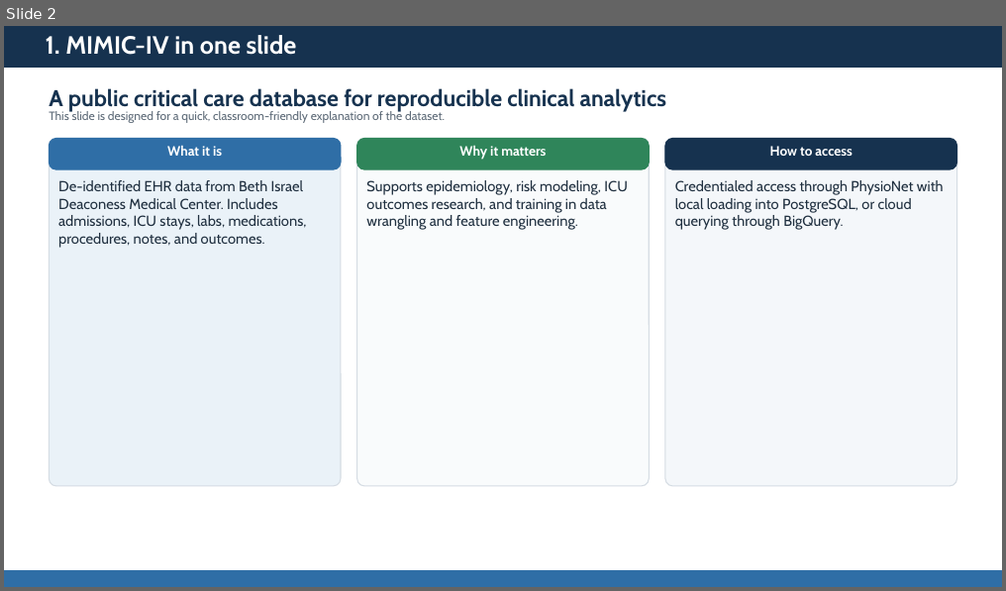
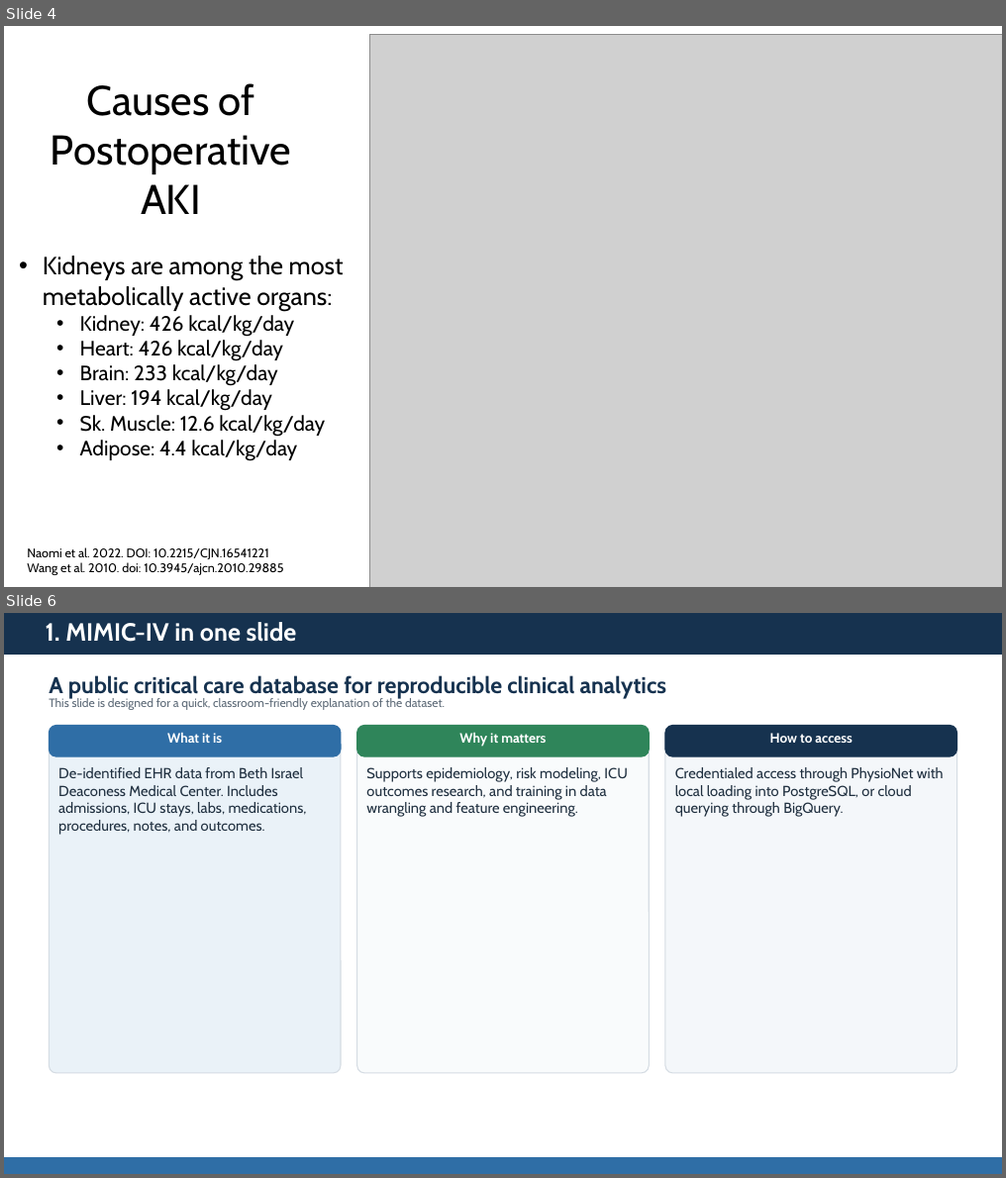
Before and after one commit to AngelJeriko/Juptyer-Janitors-Wrangling-project, a slide deck: final presentation.pptx. Shown one above the other, each under a label of ours: slide 2 before the commit, slides 4 and 6 after it; the slides between them are not shown. The pictures are 1006x591 and 1006x1178 pixels, drawn with LibreOffice and Linux fonts; fonts in the diff are those of the drawing; grey boxes stand for pictures. Boxes give left, top, right and bottom in pixels: in the first picture for what was removed or moved away, otherwise in the second. Text is boxed around its words. In the diff, an @@ line names an element or a change of style, - is before the commit and + after.

```diff
--- a/final presentation.pptx
+++ b/final presentation.pptx
@@ slide 4 added at [4, 26, 1002, 587], background #FFFFFF @@
@@ picture added at [370, 34, 1002, 587] @@
@@ text added at [51, 83, 291, 214], 40 pt, text #000000 @@
+Causes of Postoperative AKI
@@ text added at [43, 256, 344, 462], 20 pt, text #000000 @@
+• Kidneys are among the most metabolically active organs:
+  • Kidney: 426 kcal/kg/day
+  • Heart: 426 kcal/kg/day
+  • Brain: 233 kcal/kg/day
+  • Liver: 194 kcal/kg/day
+  • Sk. Muscle: 12.6 kcal/kg/day
+  • Adipose: 4.4 kcal/kg/day
@@ text added at [27, 548, 283, 575], 12 pt, text #000000 @@
+Naomi et al. 2022. DOI: 10.2215/CJN.16541221
+Wang et al. 2010. doi: 10.3945/ajcn.2010.29885
@@ what was slide 2 is now slide 6 @@
```
Also in this commit, not shown: 1 slide changed, 3 other slides added.
